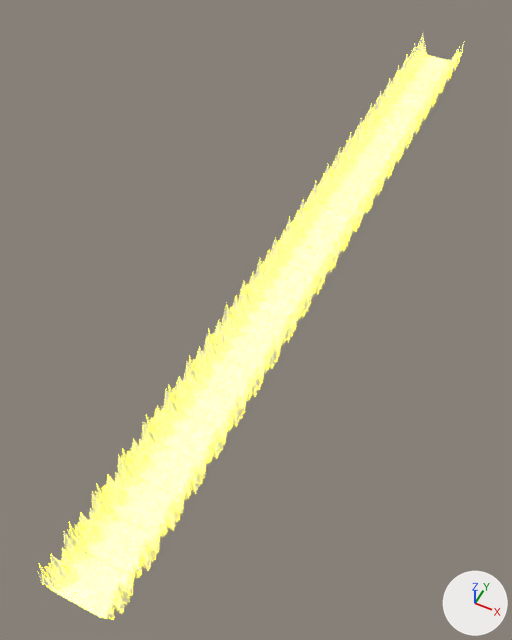
What one commit did to the Blender file Content/Assets/Tron_Flat.blend.
Before and after are seen from a camera (50 mm lens) standing at (113.0, -63.0, 296.0) and looking at (-16.0, 196.0, -28.0). Every picture has the same lights, and +X, +Y and +Z are marked at lower right.
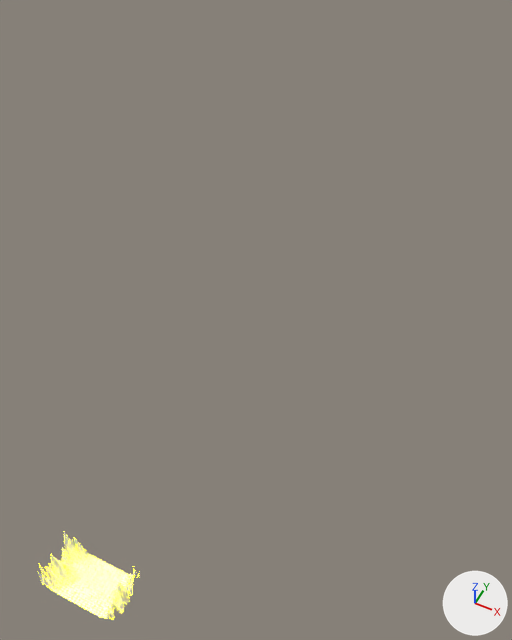
The change in detail:
Object 'Plane' (ob_plane) loses its ARRAY modifier named 'Array'.
Modifier setting removed (it was count = 25).
Modifier setting removed (it was constant_offset_displace = (0.0, 0.0, 0.0)).
Modifier setting removed (it was relative_offset_displace = (0.0, 1.0, 0.0)).

Location of each change, (x1, y1, x2, y2) in pixels of the pictures (512 x 640 px):
'Plane', modifiers changed (76% narrower, 85% shorter)
    before: (38, 34, 465, 620)
    after: (38, 532, 139, 620)
